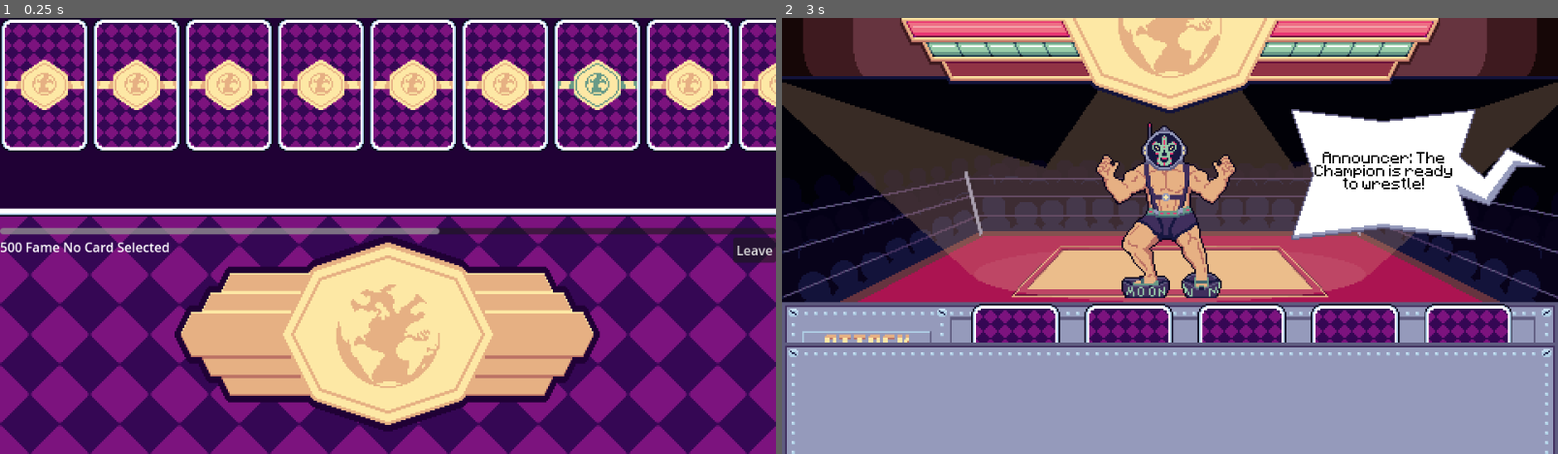
Above: before the commit, frames 1-2 (left to right).
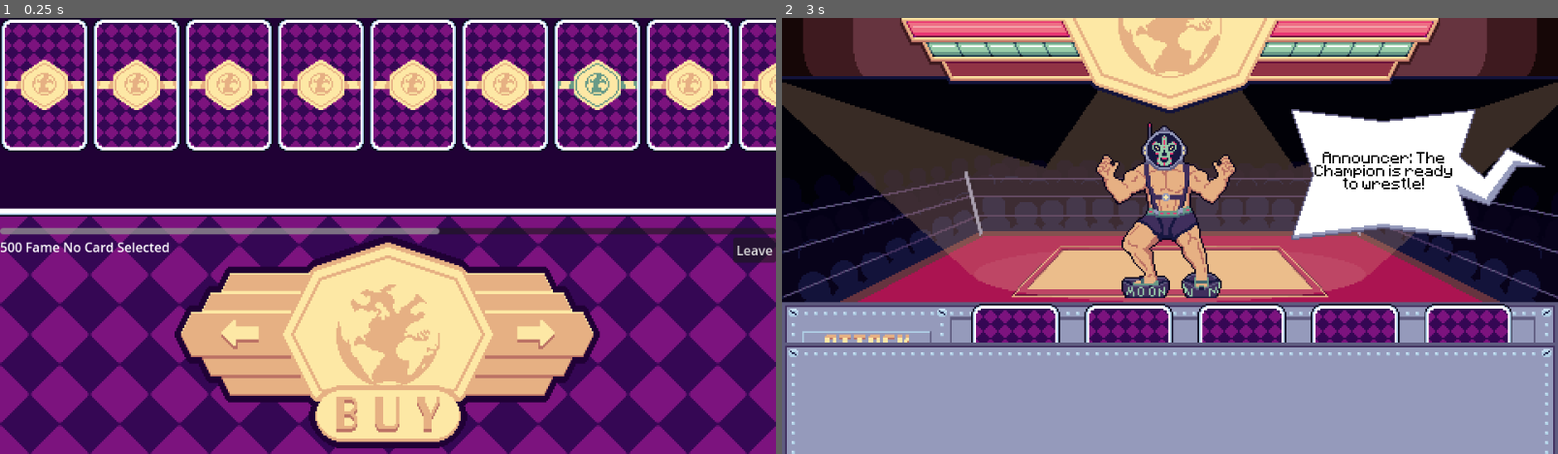
Above: after the commit, the same moments.

Repository: rakthalekk/JameGamWinter2024
Game: Godot game, scene res://src/card_shop.tscn
Two runs of this game, one before a commit and one after it. Both use one fixed random seed, a clock stepped at 60 frames per second and the inputs below. This scene is started directly instead of the project's main scene. The engine's default icon, where the game draws it, is replaced by a stand-in: a white triangle on a blue panel in a dark square. Sound files missing from this copy of the repository are replaced by a short silence.
Inputs (mouse positions are in pixels of both pictures, inside the frame that each line leads up to):
- Up to frame 1 (0.25 s): no input
- Up to frame 2 (3 s): click (1022, 336) at 0.52 s; click (1317, 336) at 1.27 s; click (1170, 414) at 2.02 s; click "Leave" at 2.75 s

The runs differ from the first frame. In frame 1, 2.4% of the frame differs, in the area x 28-72%, y 69-99%; in frame 2, nothing differs.

Commit message:
progress?

Diff:
--- /dev/null
+++ b/src/card_selection.tscn
@@ -0,0 +1,194 @@
+[gd_scene load_steps=4 format=3 uid="uid://mlv585n4vvlj"]
+
+[ext_resource type="Texture2D" uid="uid://bws83yiu1q4to" path="res://assets/ShopBG.png" id="1_6yfvf"]
+[ext_resource type="Texture2D" uid="uid://cpowkc1qf6bj8" path="res://assets/Cards/CardSlot.png" id="2_g7c4c"]
+[ext_resource type="PackedScene" uid="uid://cakiyl5x8uhki" path="res://src/card.tscn" id="3_k204m"]
+
+[node name="CardSelection" type="Control"]
+layout_mode = 3
+anchors_preset = 15
+anchor_right = 1.0
+anchor_bottom = 1.0
+grow_horizontal = 2
+grow_vertical = 2
+
+[node name="Background" type="TextureRect" parent="."]
+layout_mode = 1
+anchors_preset = 15
+anchor_right = 1.0
+anchor_bottom = 1.0
+grow_horizontal = 2
+grow_vertical = 2
+texture = ExtResource("1_6yfvf")
+
+[node name="VBoxContainer" type="VBoxContainer" parent="."]
+layout_mode = 2
+offset_right = 960.0
+offset_bottom = 540.0
+
+[node name="ScrollContainer" type="ScrollContainer" parent="VBoxContainer"]
+layout_mode = 2
+size_flags_vertical = 3
+
+[node name="HBoxContainer" type="HBoxContainer" parent="VBoxContainer/ScrollContainer"]
+layout_mode = 2
+size_flags_vertical = 0
+theme_override_constants/separation = 40
+
+[node name="CardSlot" type="TextureButton" parent="VBoxContainer/ScrollContainer/HBoxContainer"]
+custom_minimum_size = Vector2(110, 166)
+layout_mode = 2
+size_flags_vertical = 0
+texture_normal = ExtResource("2_g7c4c")
+
+[node name="CardSlot2" type="TextureButton" parent="VBoxContainer/ScrollContainer/HBoxContainer"]
+custom_minimum_size = Vector2(110, 166)
+layout_mode = 2
+texture_normal = ExtResource("2_g7c4c")
+
+[node name="CardSlot3" type="TextureButton" parent="VBoxContainer/ScrollContainer/HBoxContainer"]
+custom_minimum_size = Vector2(110, 166)
+layout_mode = 2
+texture_normal = ExtResource("2_g7c4c")
+
+[node name="CardSlot4" type="TextureButton" parent="VBoxContainer/ScrollContainer/HBoxContainer"]
+custom_minimum_size = Vector2(110, 166)
+layout_mode = 2
+texture_normal = ExtResource("2_g7c4c")
+
+[node name="CardSlot5" type="TextureButton" parent="VBoxContainer/ScrollContainer/HBoxContainer"]
+custom_minimum_size = Vector2(110, 166)
+layout_mode = 2
+texture_normal = ExtResource("2_g7c4c")
+
+[node name="CardSlot6" type="TextureButton" parent="VBoxContainer/ScrollContainer/HBoxContainer"]
+custom_minimum_size = Vector2(110, 166)
+layout_mode = 2
+texture_normal = ExtResource("2_g7c4c")
+
+[node name="CardSlot7" type="TextureButton" parent="VBoxContainer/ScrollContainer/HBoxContainer"]
+custom_minimum_size = Vector2(110, 166)
+layout_mode = 2
+texture_normal = ExtResource("2_g7c4c")
+
+[node name="CardSlot8" type="TextureButton" parent="VBoxContainer/ScrollContainer/HBoxContainer"]
+custom_minimum_size = Vector2(110, 166)
+layout_mode = 2
+texture_normal = ExtResource("2_g7c4c")
+
+[node name="CardSlot9" type="TextureButton" parent="VBoxContainer/ScrollContainer/HBoxContainer"]
+custom_minimum_size = Vector2(110, 166)
+layout_mode = 2
+texture_normal = ExtResource("2_g7c4c")
+
+[node name="CardSlot10" type="TextureButton" parent="VBoxContainer/ScrollContainer/HBoxContainer"]
+custom_minimum_size = Vector2(110, 166)
+layout_mode = 2
+texture_normal = ExtResource("2_g7c4c")
+
+[node name="ScrollContainer2" type="ScrollContainer" parent="VBoxContainer"]
+layout_mode = 2
+size_flags_vertical = 3
+
+[node name="HBoxContainer2" type="HBoxContainer" parent="VBoxContainer/ScrollContainer2"]
+layout_mode = 2
+theme_override_constants/separation = 40
+
+[node name="CardSlot" type="TextureButton" parent="VBoxContainer/ScrollContainer2/HBoxContainer2"]
+custom_minimum_size = Vector2(110, 166)
+layout_mode = 2
+texture_normal = ExtResource("2_g7c4c")
+
+[node name="CardSlot2" type="TextureButton" parent="VBoxContainer/ScrollContainer2/HBoxContainer2"]
+custom_minimum_size = Vector2(110, 166)
+layout_mode = 2
+texture_normal = ExtResource("2_g7c4c")
+
+[node name="CardSlot3" type="TextureButton" parent="VBoxContainer/ScrollContainer2/HBoxContainer2"]
+custom_minimum_size = Vector2(110, 166)
+layout_mode = 2
+texture_normal = ExtResource("2_g7c4c")
+
+[node name="CardSlot4" type="TextureButton" parent="VBoxContainer/ScrollContainer2/HBoxContainer2"]
+custom_minimum_size = Vector2(110, 166)
+layout_mode = 2
+texture_normal = ExtResource("2_g7c4c")
+
+[node name="CardSlot5" type="TextureButton" parent="VBoxContainer/ScrollContainer2/HBoxContainer2"]
+custom_minimum_size = Vector2(110, 166)
+layout_mode = 2
+texture_normal = ExtResource("2_g7c4c")
+
+[node name="CardSlot6" type="TextureButton" parent="VBoxContainer/ScrollContainer2/HBoxContainer2"]
+custom_minimum_size = Vector2(110, 166)
+layout_mode = 2
+texture_normal = ExtResource("2_g7c4c")
+
+[node name="CardSlot7" type="TextureButton" parent="VBoxContainer/ScrollContainer2/HBoxContainer2"]
+custom_minimum_size = Vector2(110, 166)
+layout_mode = 2
+texture_normal = ExtResource("2_g7c4c")
+
+[node name="CardSlot8" type="TextureButton" parent="VBoxContainer/ScrollContainer2/HBoxContainer2"]
+custom_minimum_size = Vector2(110, 166)
+layout_mode = 2
+texture_normal = ExtResource("2_g7c4c")
+
+[node name="CardSlot9" type="TextureButton" parent="VBoxContainer/ScrollContainer2/HBoxContainer2"]
+custom_minimum_size = Vector2(110, 166)
+layout_mode = 2
+texture_normal = ExtResource("2_g7c4c")
+
+[node name="CardSlot10" type="TextureButton" parent="VBoxContainer/ScrollContainer2/HBoxContainer2"]
+custom_minimum_size = Vector2(110, 166)
+layout_mode = 2
+texture_normal = ExtResource("2_g7c4c")
+
+[node name="ScrollContainer3" type="ScrollContainer" parent="VBoxContainer"]
+layout_mode = 2
+size_flags_vertical = 3
+
+[node name="HBoxContainer" type="HBoxContainer" parent="VBoxContainer/ScrollContainer3"]
+layout_mode = 2
+
+[node name="Card" parent="VBoxContainer/ScrollContainer3/HBoxContainer" instance=ExtResource("3_k204m")]
+layout_mode = 2
+
+[node name="Card2" parent="VBoxContainer/ScrollContainer3/HBoxContainer" instance=ExtResource("3_k204m")]
+layout_mode = 2
+
+[node name="Card3" parent="VBoxContainer/ScrollContainer3/HBoxContainer" instance=ExtResource("3_k204m")]
+layout_mode = 2
+
+[node name="Card4" parent="VBoxContainer/ScrollContainer3/HBoxContainer" instance=ExtResource("3_k204m")]
+layout_mode = 2
+
+[node name="Card5" parent="VBoxContainer/ScrollContainer3/HBoxContainer" instance=ExtResource("3_k204m")]
+layout_mode = 2
+
+[node name="Card6" parent="VBoxContainer/ScrollContainer3/HBoxContainer" instance=ExtResource("3_k204m")]
+layout_mode = 2
+
+[node name="Card7" parent="VBoxContainer/ScrollContainer3/HBoxContainer" instance=ExtResource("3_k204m")]
+layout_mode = 2
+
+[node name="Card8" parent="VBoxContainer/ScrollContainer3/HBoxContainer" instance=ExtResource("3_k204m")]
+layout_mode = 2
+
+[node name="Card9" parent="VBoxContainer/ScrollContainer3/HBoxContainer" instance=ExtResource("3_k204m")]
+layout_mode = 2
+
+[node name="Card10" parent="VBoxContainer/ScrollContainer3/HBoxContainer" instance=ExtResource("3_k204m")]
+layout_mode = 2
+
+[node name="MarginContainer" type="MarginContainer" parent="."]
+layout_mode = 1
+anchors_preset = 15
+anchor_right = 1.0
+anchor_bottom = 1.0
+grow_horizontal = 2
+grow_vertical = 2
+theme_override_constants/margin_left = 0
+theme_override_constants/margin_top = 0
+theme_override_constants/margin_right = 0
+theme_override_constants/margin_bottom = 0
--- a/src/card_shop.tscn
+++ b/src/card_shop.tscn
@@ -1,9 +1,13 @@
-[gd_scene load_steps=5 format=3 uid="uid://c0e06a6t5vpb2"]
+[gd_scene load_steps=9 format=3 uid="uid://c0e06a6t5vpb2"]
 
 [ext_resource type="Script" path="res://src/card_shop.gd" id="1_gu8pu"]
 [ext_resource type="Texture2D" uid="uid://bws83yiu1q4to" path="res://assets/ShopBG.png" id="2_pqyto"]
 [ext_resource type="Texture2D" uid="uid://mqrg467qe531" path="res://assets/ShopCardPanel.png" id="3_50v21"]
 [ext_resource type="Texture2D" uid="uid://e3wt0om7lkrn" path="res://assets/ShopUIThingy.png" id="4_66d8m"]
+[ext_resource type="Texture2D" uid="uid://dnqe5fc67j0pu" path="res://assets/Buttons/ArrowUnpressed.png" id="5_1xjev"]
+[ext_resource type="Texture2D" uid="uid://dtsuprhbvavj5" path="res://assets/Buttons/ArrowButton.png" id="6_q278w"]
+[ext_resource type="Texture2D" uid="uid://wlyx633s6gyr" path="res://assets/Buttons/BuyButtonUnpressed.png" id="7_ticrc"]
+[ext_resource type="Texture2D" uid="uid://co13m1dbixvpb" path="res://assets/Buttons/BuyButton.png" id="8_otdtm"]
 
 [node name="CardShop" type="Control"]
 layout_mode = 3
@@ -77,4 +81,39 @@
 size_flags_vertical = 0
 text = "Leave"
 
+[node name="Left" type="TextureButton" parent="."]
+layout_mode = 0
+offset_left = 274.0
+offset_top = 374.0
+offset_right = 320.0
+offset_bottom = 414.0
+texture_normal = ExtResource("5_1xjev")
+texture_pressed = ExtResource("6_q278w")
+
+[node name="Right" type="TextureButton" parent="."]
+layout_mode = 0
+offset_left = 640.0
+offset_top = 374.0
+offset_right = 686.0
+offset_bottom = 414.0
+texture_normal = ExtResource("5_1xjev")
+texture_pressed = ExtResource("6_q278w")
+flip_h = true
+
+[node name="Buy" type="TextureButton" parent="."]
+layout_mode = 1
+anchors_preset = 8
+anchor_left = 0.5
+anchor_top = 0.5
+anchor_right = 0.5
+anchor_bottom = 0.5
+offset_left = -98.0
+offset_top = 185.0
+offset_right = 98.0
+offset_bottom = 263.0
+grow_horizontal = 2
+grow_vertical = 2
+texture_normal = ExtResource("7_ticrc")
+texture_pressed = ExtResource("8_otdtm")
+
 [connection signal="pressed" from="VBoxContainer/HBoxContainer/Leave" to="." method="_on_leave_pressed"]
Binary file changed: assets/Buttons/ArrowButton.png
Binary file added: assets/Buttons/ArrowUnpressed.png
Not shown, added: assets/Buttons/ArrowUnpressed.png.import
Binary file changed: assets/Buttons/BuyButton.png
Binary file added: assets/Buttons/BuyButtonUnpressed.png
Not shown, added: assets/Buttons/BuyButtonUnpressed.png.import
Binary file changed: assets/Wrestlers/TheBigCheese.png
